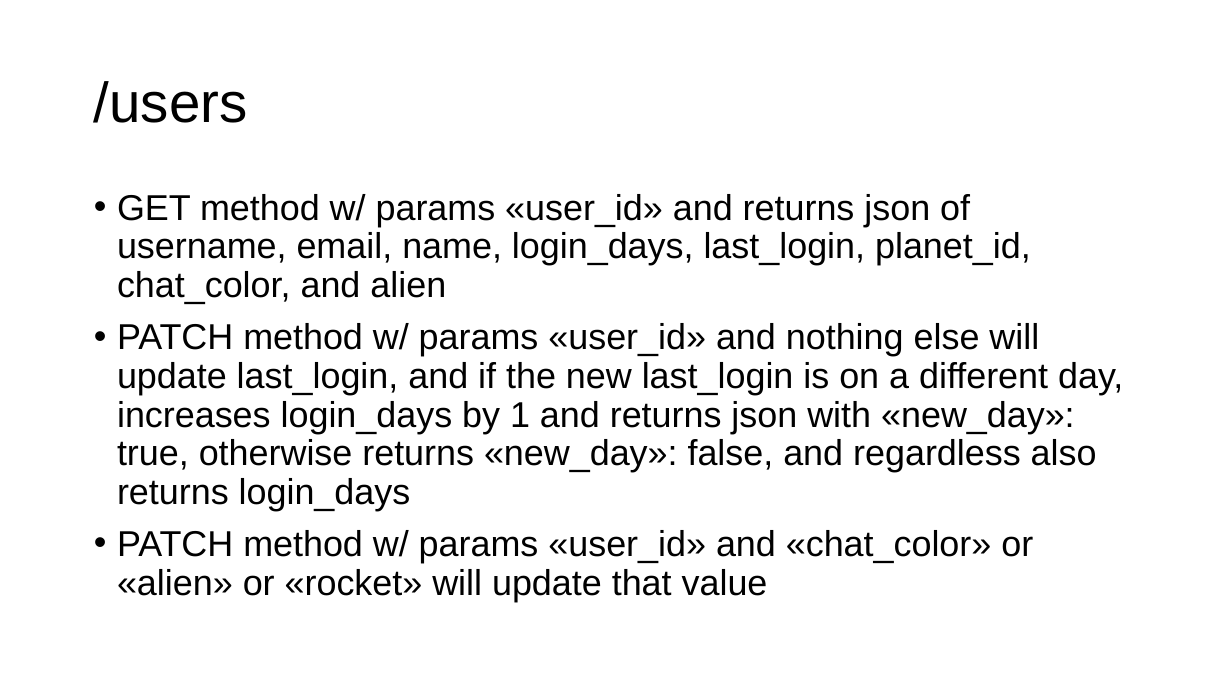
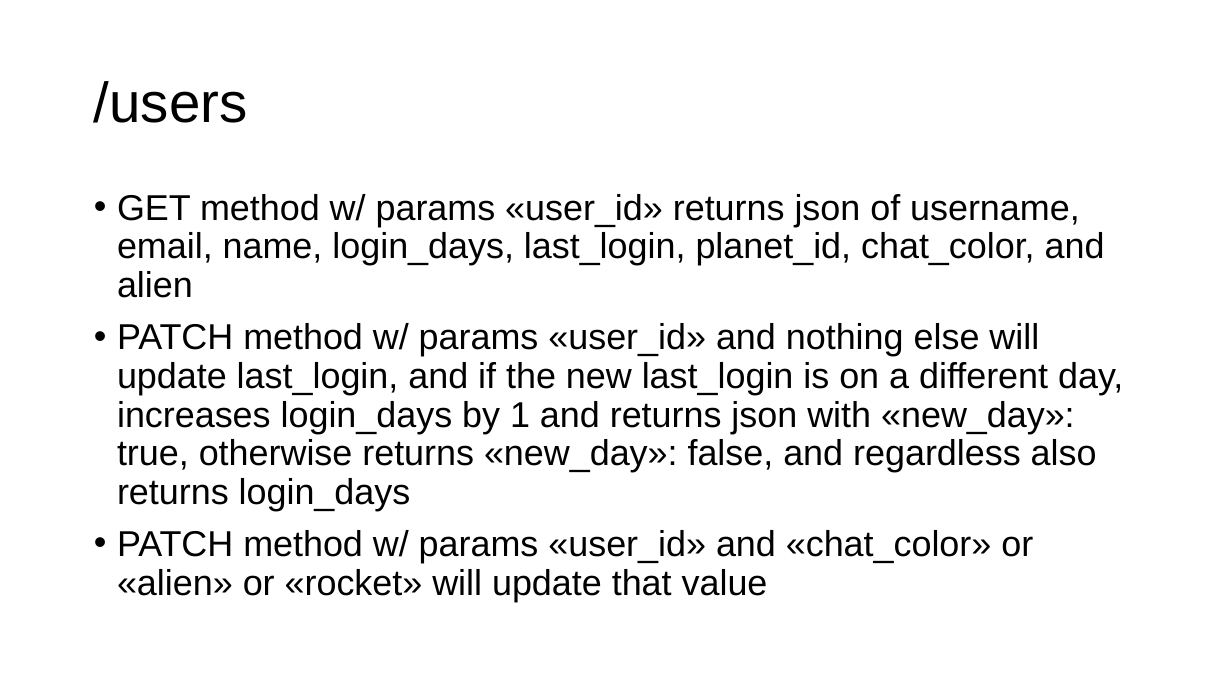
Before and after one commit to gmfk07/iu2018-backend, a slide deck: slide 19 of iu-spec-backend.pptx. Drawn at 1232x693 pixels with LibreOffice and Linux fonts; fonts in the diff are those of the drawing. Boxes give left, top, right and bottom in pixels: in the first picture for what was removed or moved away, otherwise in the second. Text is boxed around its words. In the diff, an @@ line names an element or a change of style, - is before the commit and + after.

```diff
--- a/iu-spec-backend.pptx
+++ b/iu-spec-backend.pptx
@@ text at <box>117,194,1105,298</box>: text changed @@
-• GET method w/ params «user_id» and returns json of username, email, name, login_days, last_login, planet_id, chat_color, and alien
+• GET method w/ params «user_id» returns json of username, email, name, login_days, last_login, planet_id, chat_color, and alien
```
Also in this commit, not shown: 3 other slides changed, 5 other files.
